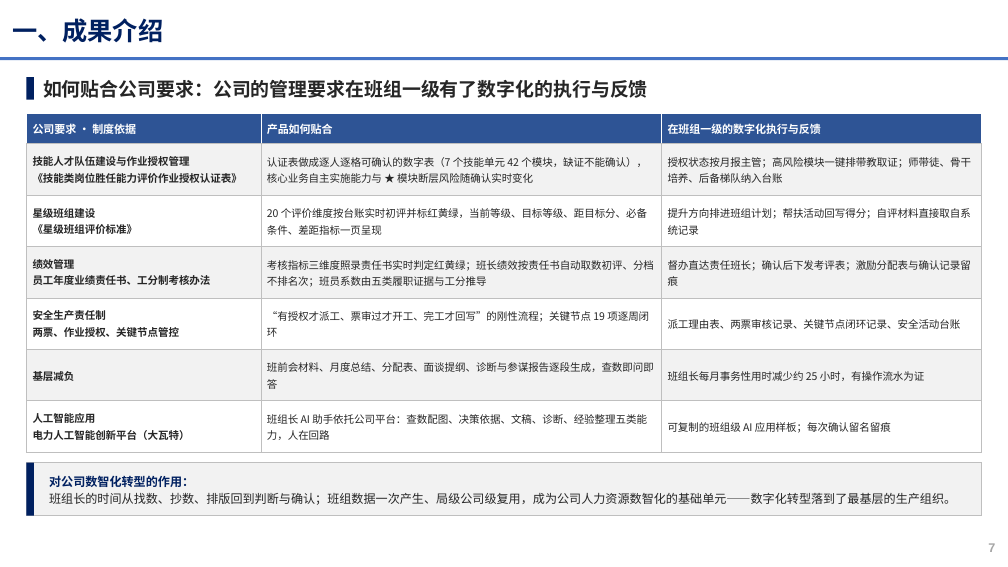
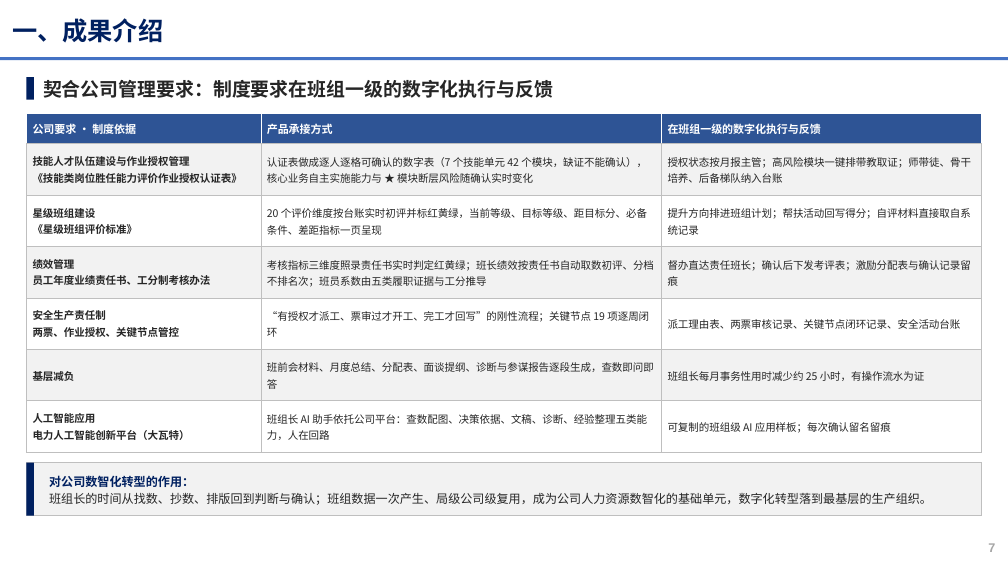
Before and after one commit to michael4949/-, a slide deck: slide 7 of xiaowatt/docs/正式交付物/申报PPT_高效班组管理助手_班组数字画像与班组长AI助手_V3.0.pptx. Drawn at 1008x567 pixels with LibreOffice and Linux fonts; fonts in the diff are those of the drawing; background and template pictures are left out. Boxes give left, top, right and bottom in pixels: in the first picture for what was removed or moved away, otherwise in the second. Text is boxed around its words. In the diff, an @@ line names an element or a change of style, - is before the commit and + after.

```diff
--- a/xiaowatt/docs/正式交付物/申报PPT_高效班组管理助手_班组数字画像与班组长AI助手_V3.0.pptx
+++ b/xiaowatt/docs/正式交付物/申报PPT_高效班组管理助手_班组数字画像与班组长AI助手_V3.0.pptx
@@ text at <box>43,80,553,98</box>: text changed @@
-如何贴合公司要求：公司的管理要求在班组一级有了数字化的执行与反馈
+契合公司管理要求：制度要求在班组一级的数字化执行与反馈
@@ table at <box>26,113,982,452</box> @@
-row 1, column 2: 产品如何贴合
+row 1, column 2: 产品承接方式
@@ text at <box>49,493,932,505</box>: text changed @@
-班组长的时间从找数、抄数、排版回到判断与确认；班组数据一次产生、局级公司级复用，成为公司人力资源数智化的基础单元——数字化转型落到了最基层的生产组织。
+班组长的时间从找数、抄数、排版回到判断与确认；班组数据一次产生、局级公司级复用，成为公司人力资源数智化的基础单元，数字化转型落到最基层的生产组织。
```
Also in this commit, not shown: 9 other slides changed, 11 other files.
